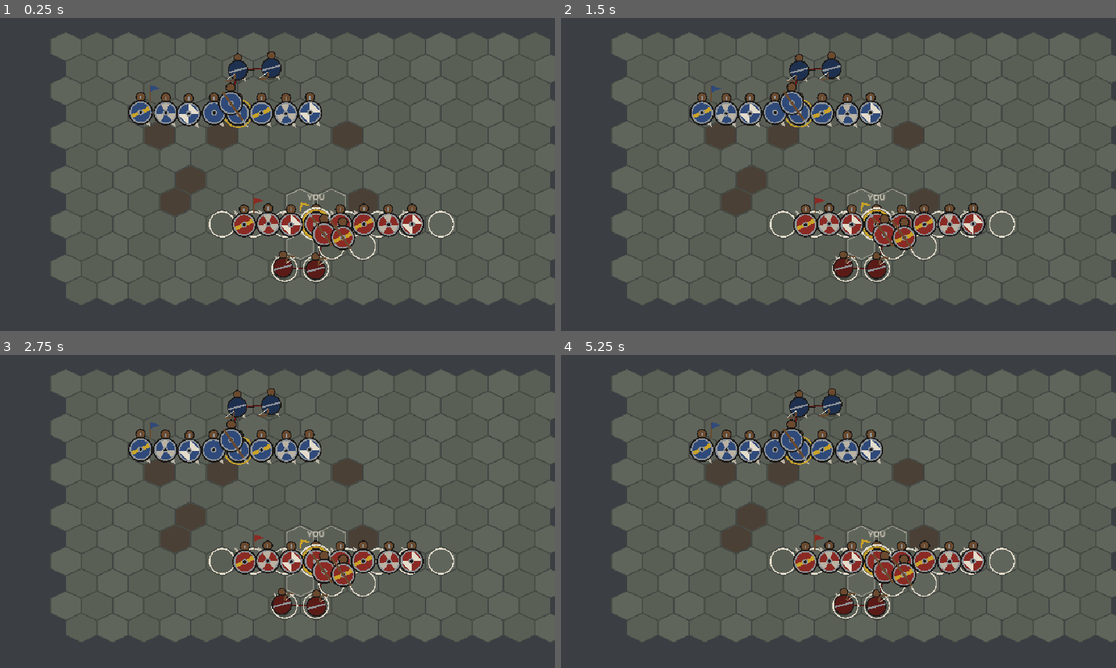
Above: before the commit, frames 1-4 (two rows, left to right).
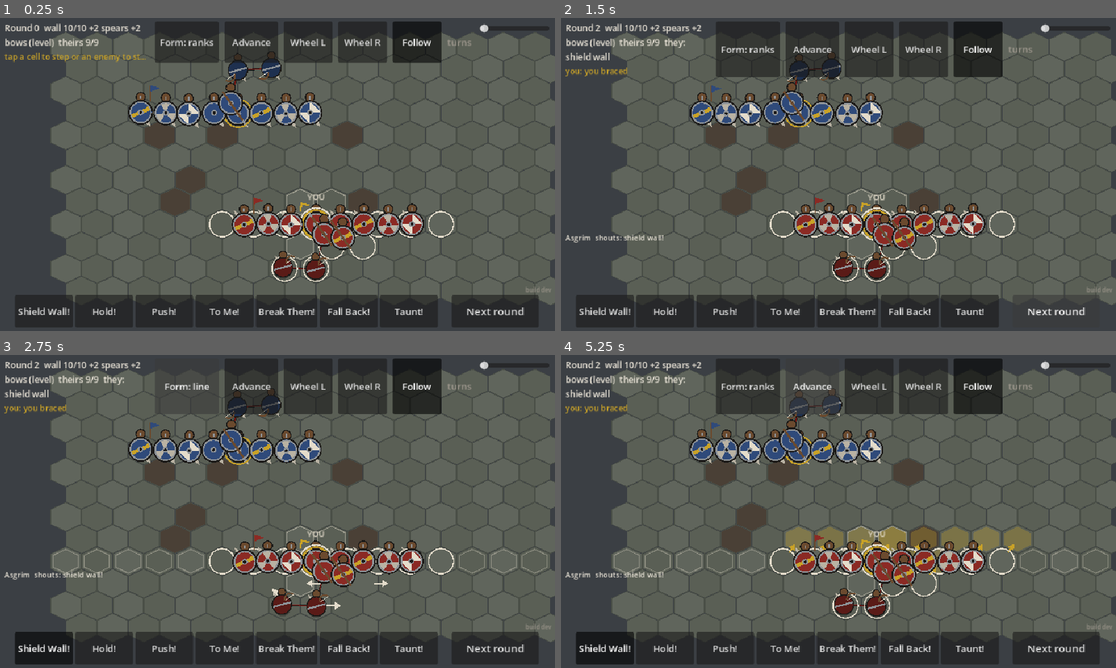
Above: after the commit, the same moments.

Repository: UnlikelyContact/Ringgiver
Game: Godot game, scene res://view/main.tscn
Two runs of this game, one before a commit and one after it. Both use one fixed random seed, a clock stepped at 60 frames per second and the inputs below.
Inputs (mouse positions are in pixels of both pictures, inside the frame that each line leads up to):
- Up to frame 1 (0.25 s): no input
- Up to frame 2 (1.5 s): click (1054, 312) at 0.5 s, where only the run after the commit has a clickable "Next round"; click (1054, 312) at 1.25 s, where only the run after the commit has a clickable "Next round"
- Up to frame 3 (2.75 s): click (188, 386) at 2 s, where only the run after the commit has a clickable "Form: ranks"
- Up to frame 4 (5.25 s): click (749, 386) at 2.75 s, where only the run after the commit has a clickable "Form: line"; click (733, 386) at 3.5 s, where only the run after the commit has a clickable "Form: bows behind"; click (733, 386) at 4.25 s, where only the run after the commit has a clickable "Form: boar's snout"; click (810, 386) at 5 s, where only the run after the commit has a clickable "Advance"

The runs differ from the first frame. In frame 1, 16% of the frame differs, in the area x 0-100%, y 1-99%; in frame 2, 17%; in frame 3, 17%; in frame 4, 19%.
Error before the commit: Parse Error: Cannot infer the type of "stance" variable because the value doesn't have a set type. (res://view/hud.gd:287)

Commit message:
Fix the HUD stance label's type so the view compiles
Co-Authored-By: Claude Fable 5.1 <noreply@anthropic.com>
Claude-Session: https://claude.ai/code/session_01P5EsvQHo48suzdDpxkAELG

Diff:
--- a/game/view/hud.gd
+++ b/game/view/hud.gd
@@ -284,7 +284,7 @@
 		calls += "  you: " + CombatTypes.SHOUT_NAMES[order]
 	if their_order != CombatTypes.Shout.NONE:
 		calls += "  they: " + CombatTypes.SHOUT_NAMES[their_order]
-	var stance := BattleGrid.AXIS_NAMES[view.player.wall_axis()] if view.player != null else ""
+	var stance: String = BattleGrid.AXIS_NAMES[view.player.wall_axis()] if view.player != null else ""
 	status.text = "Round %d  wall %d/%d%s (%s)  theirs %d/%d%s" % [b.round, mine[0], mine[1], arms_text, stance, theirs[0], theirs[1], calls]
 	form_btn.text = "Form: " + view.formation_name()
 	var warn := ""
